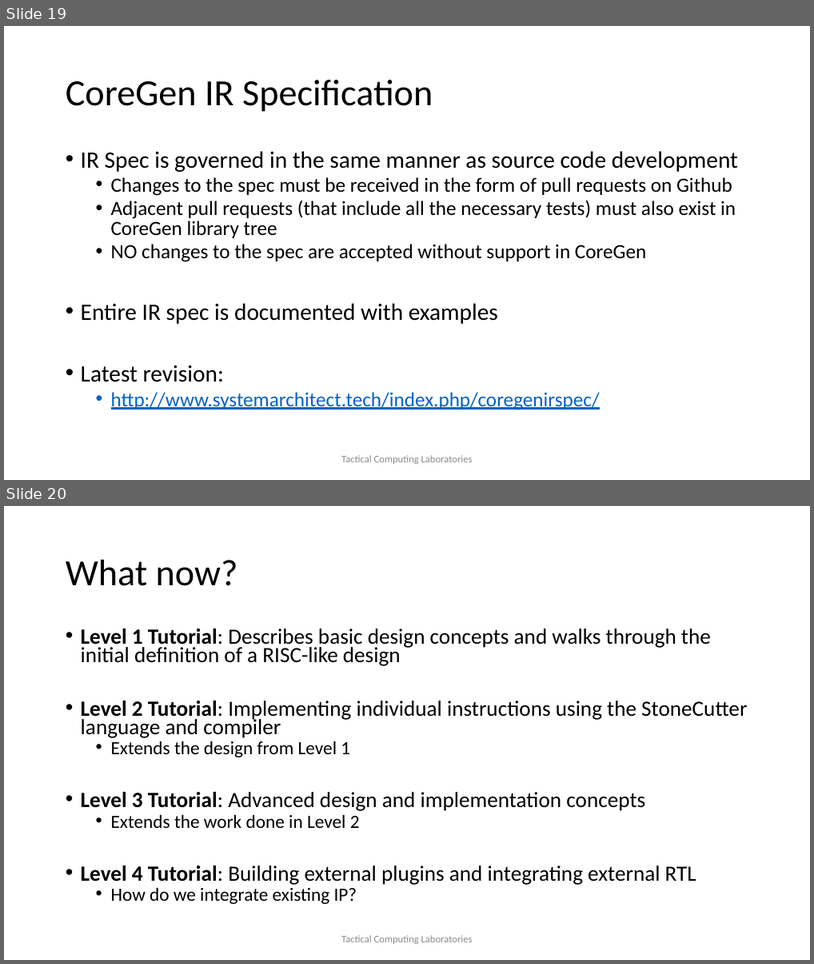
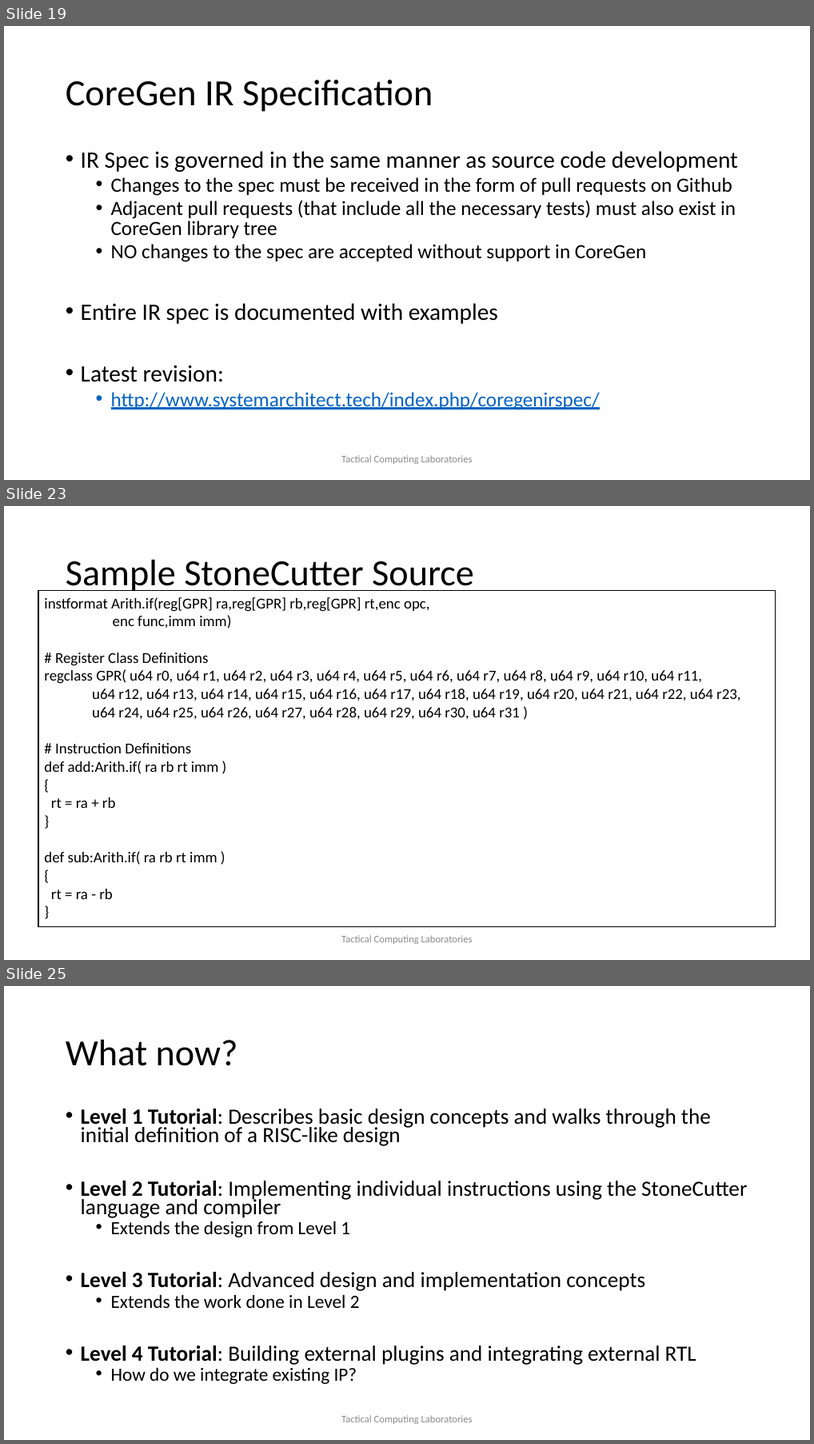
Before and after one commit to opensocsysarch/CoreGenTutorials, a slide deck: LEVEL0/SysArchDesignConcepts_LEVEL0.pptx. Shown one above the other, each under a label of ours: slides 19 and 20 before the commit, slides 19, 23 and 25 after it; the slides between them are not shown. The pictures are 814x964 and 814x1444 pixels, drawn with LibreOffice and Linux fonts; fonts in the diff are those of the drawing; background and template pictures are left out. Boxes give left, top, right and bottom in pixels: in the first picture for what was removed or moved away, otherwise in the second. Text is boxed around its words. In the diff, an @@ line names an element or a change of style, - is before the commit and + after.

Commit message:
adding stonecutter text to level 0 tutorial

```diff
--- a/LEVEL0/SysArchDesignConcepts_LEVEL0.pptx
+++ b/LEVEL0/SysArchDesignConcepts_LEVEL0.pptx
@@ slide 23 added at box(4, 506, 810, 960), background #FFFFFF @@
@@ title added at box(66, 560, 474, 591), 44 pt, text #000000 @@
+Sample StoneCutter Source
@@ rectangle added at box(38, 591, 776, 927), fill #FFFFFF, outline #000000 1 pt, 18 pt, text #000000 @@
+instformat Arith.if(reg[GPR] ra,reg[GPR] rb,reg[GPR] rt,enc opc,
+enc func,imm imm)
+# Register Class Definitions
+regclass GPR( u64 r0, u64 r1, u64 r2, u64 r3, u64 r4, u64 r5, u64 r6, u64 r7, u64 r8, u64 r9, u64 r10, u64 r11,
+u64 r12, u64 r13, u64 r14, u64 r15, u64 r16, u64 r17, u64 r18, u64 r19, u64 r20, u64 r21, u64 r22, u64 r23,
+u64 r24, u64 r25, u64 r26, u64 r27, u64 r28, u64 r29, u64 r30, u64 r31 )
+# Instruction Definitions
+def add:Arith.if( ra rb rt imm )
+{
+rt = ra + rb
+}
+def sub:Arith.if( ra rb rt imm )
+{
+rt = ra - rb
+}
@@ text added at box(342, 935, 473, 944), 12 pt, text #8C8C8C @@
+Tactical Computing Laboratories
@@ what was slide 20 is now slide 25 @@
```
Also in this commit, not shown: 1 slide changed, 4 other slides added, 1 other file.
